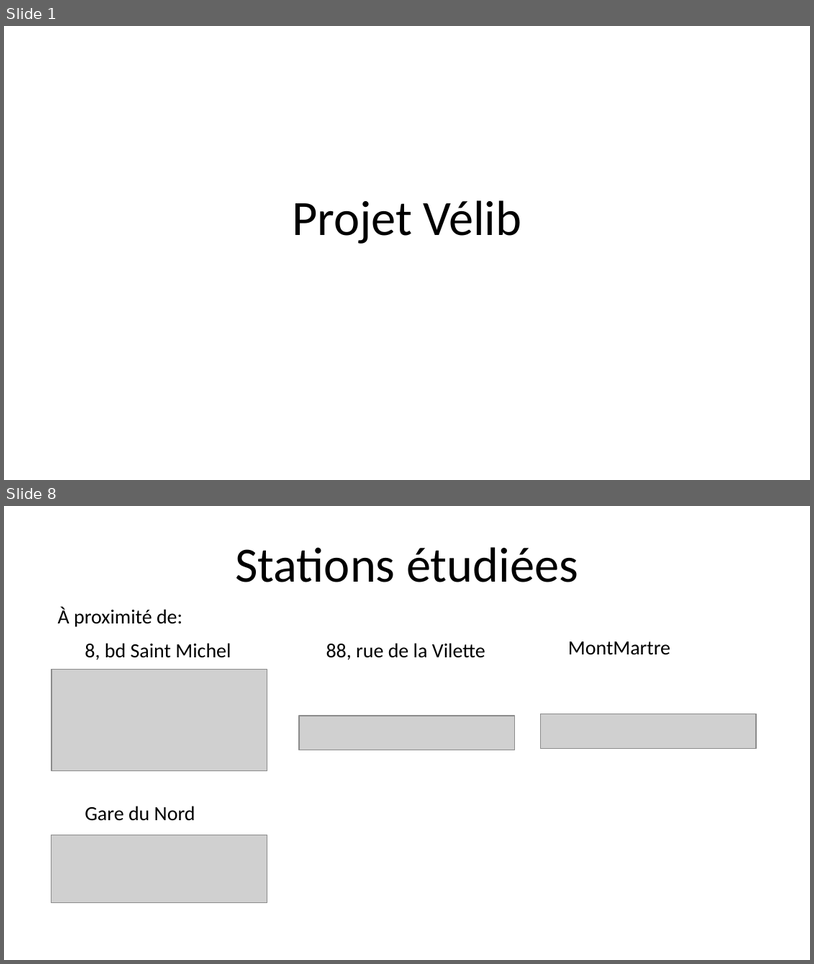
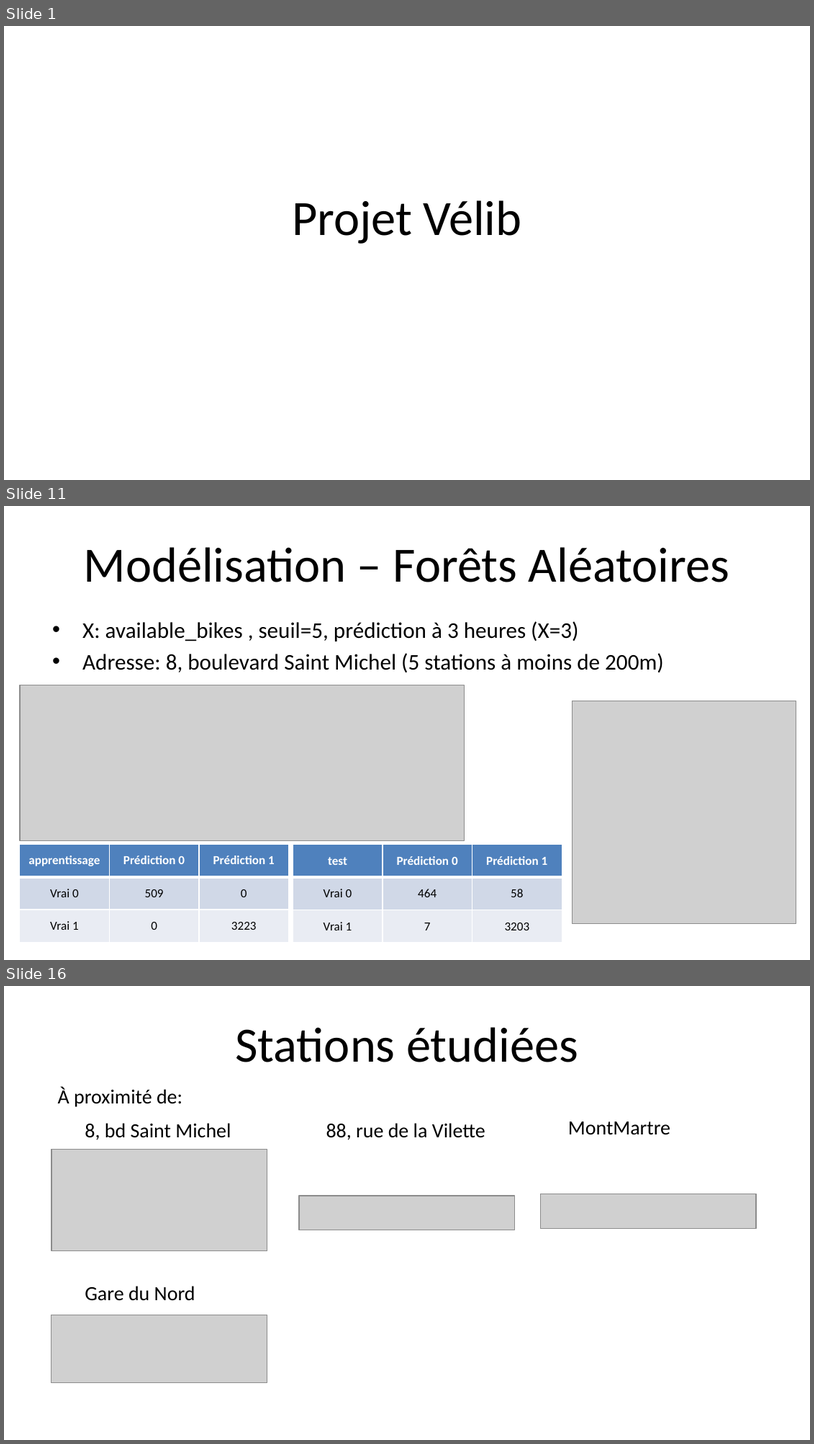
Before and after one commit to DianeBeldame/AppVelib, a slide deck: Presentation v0.1.pptx. Shown one above the other, each under a label of ours: slides 1 and 8 before the commit, slides 1, 11 and 16 after it; the slides between them are not shown. The pictures are 814x964 and 814x1444 pixels, drawn with LibreOffice and Linux fonts; fonts in the diff are those of the drawing; grey boxes stand for pictures. Boxes give left, top, right and bottom in pixels: in the first picture for what was removed or moved away, otherwise in the second. Text is boxed around its words. In the diff, an @@ line names an element or a change of style, - is before the commit and + after.

```diff
--- a/Presentation v0.1.pptx
+++ b/Presentation v0.1.pptx
@@ slide 11 added at [4, 506, 810, 960], background #FFFFFF @@
@@ title added at [84, 547, 730, 582], 44 pt, text #000000 @@
+Modélisation – Forêts Aléatoires
@@ text added at [82, 621, 664, 672], 20 pt, text #000000 @@
+• X: available_bikes , seuil=5, prédiction à 3 heures (X=3)
+• Adresse: 8, boulevard Saint Michel (5 stations à moins de 200m)
@@ picture added at [20, 685, 465, 841] @@
@@ picture added at [573, 701, 797, 924] @@
@@ table added at [19, 844, 288, 942], 3 rows, 3 columns @@
+apprentissage | Prédiction 0 | Prédiction 1
+Vrai 0 | 509 | 0
+Vrai 1 | 0 | 3223
@@ table added at [293, 844, 561, 942], 3 rows, 3 columns @@
+test | Prédiction 0 | Prédiction 1
+Vrai 0 | 464 | 58
+Vrai 1 | 7 | 3203
@@ what was slide 8 is now slide 16 @@
```
Also in this commit, not shown: 6 slides changed, 9 other slides added, 3 other files.
